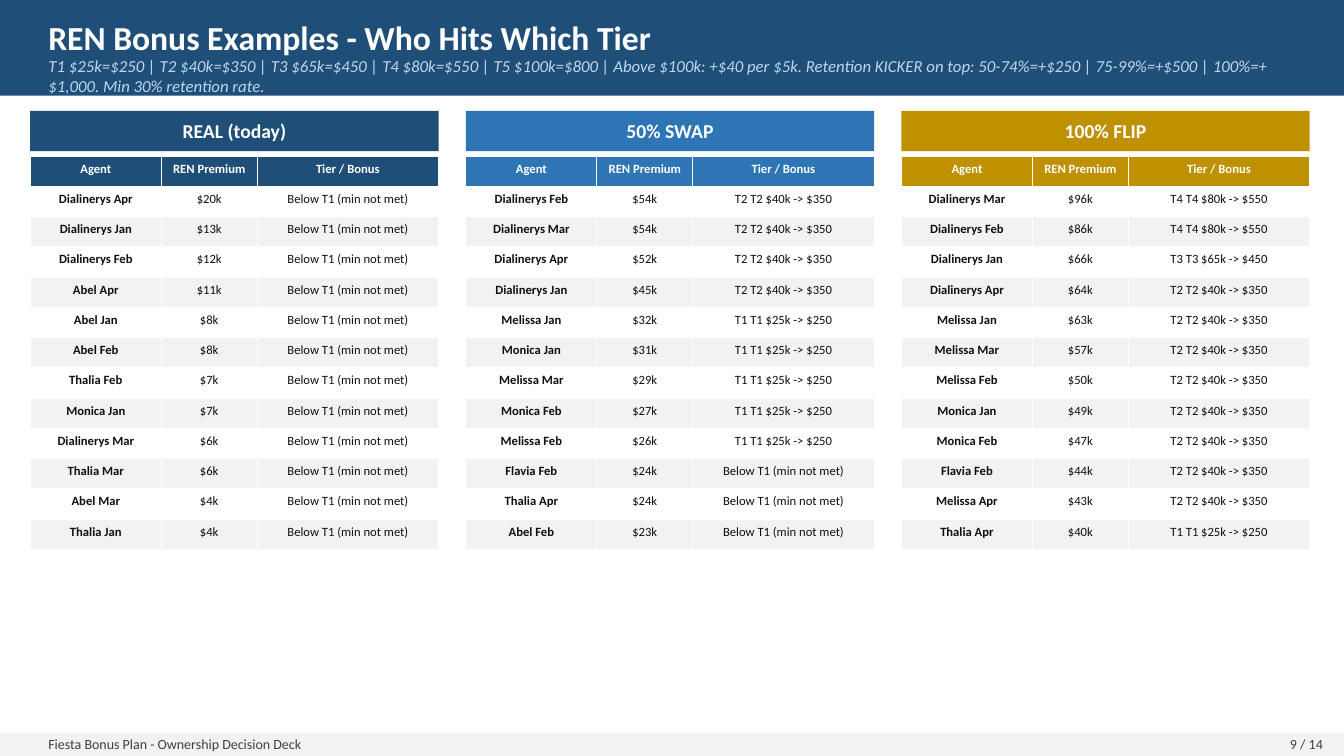
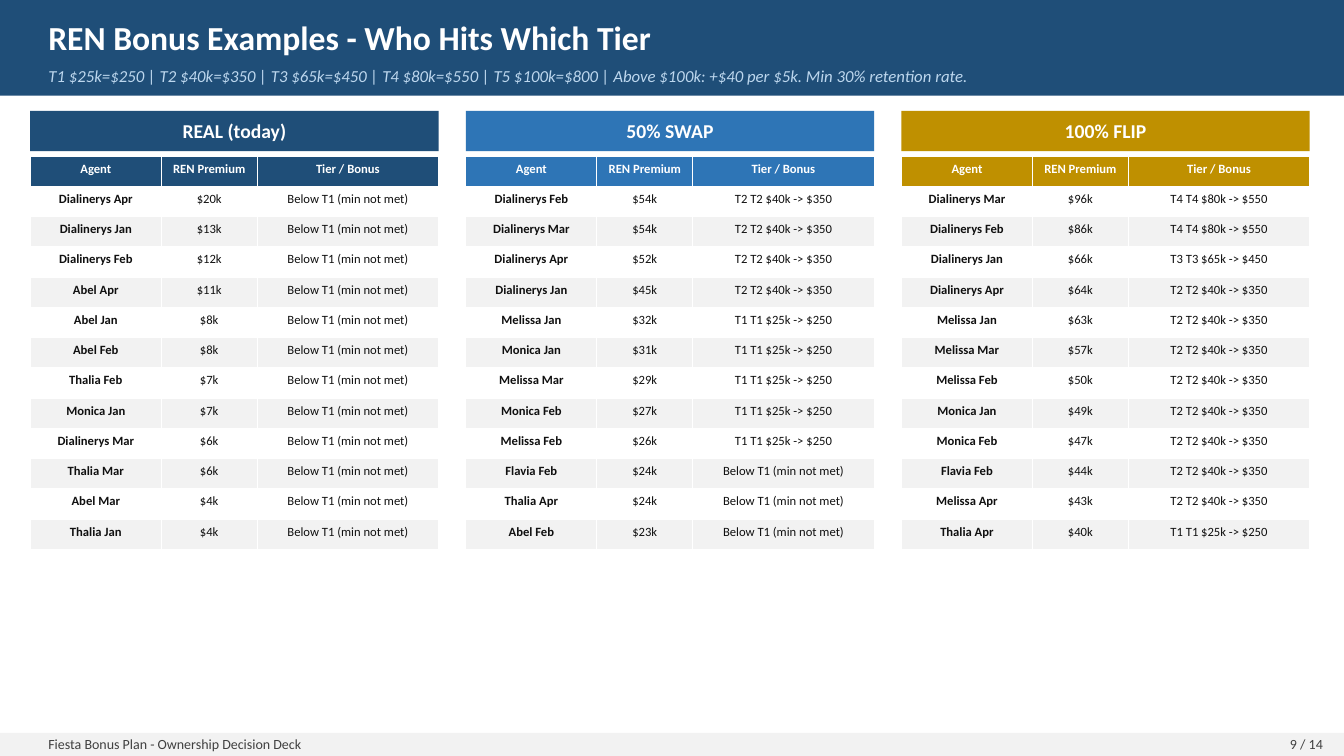
Before and after one commit to FAUS-tech/fiesta-bonus, a slide deck: slide 9 of output/Bonus_Plan_SIMPLE.pptx. Drawn at 1344x756 pixels with LibreOffice and Linux fonts; fonts in the diff are those of the drawing. Boxes give left, top, right and bottom in pixels: in the first picture for what was removed or moved away, otherwise in the second. Text is boxed around its words. In the diff, an @@ line names an element or a change of style, - is before the commit and + after.

```diff
--- a/output/Bonus_Plan_SIMPLE.pptx
+++ b/output/Bonus_Plan_SIMPLE.pptx
@@ text at bbox=[48, 70, 967, 85]: text changed @@
-T1 $25k=$250 | T2 $40k=$350 | T3 $65k=$450 | T4 $80k=$550 | T5 $100k=$800 | Above $100k: +$40 per $5k. Retention KICKER on top: 50-74%=+$250 | 75-99%=+$500 | 100%=+$1,000. Min 30% retention rate.
+T1 $25k=$250 | T2 $40k=$350 | T3 $65k=$450 | T4 $80k=$550 | T5 $100k=$800 | Above $100k: +$40 per $5k. Min 30% retention rate.
```
Also in this commit, not shown: 7 other slides changed, 3 other files.
